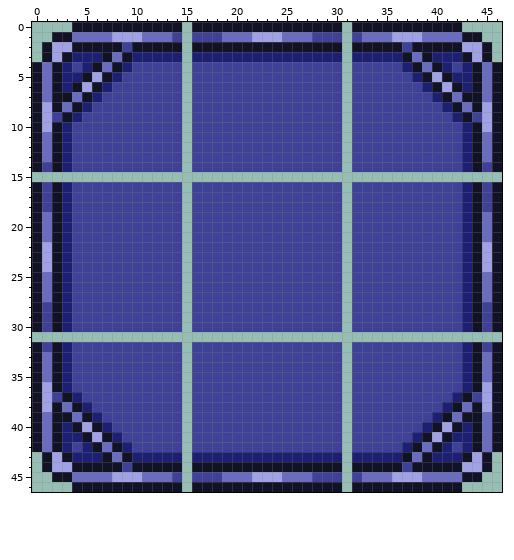
File history of a pixel-art sprite, UI/DefaultDialogueStyles/ClassicRefurbished_MainBox.png. That is the earlier state.
The file is 94x94 pixels, drawn in blocks of 2x2; one block is one cell here.
After:
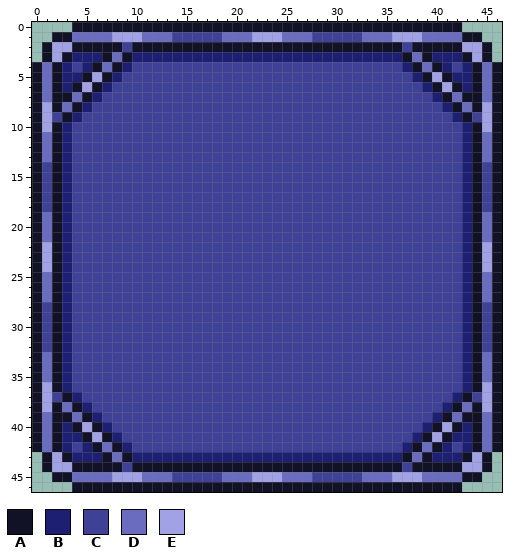
Palette (. is transparent): A #121226  B #1c1f72  C #3f4197  D #696cbf  E #a0a2e5
What changed:
y 0: x 15 . -> A; x 31 . -> A
y 1: x 15 . -> C; x 31 . -> C
y 2: x 15 . -> A; x 31 . -> A
y 3: x 15 . -> B; x 31 . -> B
y 4..14: x 15 . -> C; x 31 . -> C
y 15: x 0..46 ............................................... -> ACABCCCCCCCCCCCCCCCCCCCCCCCCCCCCCCCCCCCCCCCBACA
y 16..30: x 15 . -> C; x 31 . -> C
y 31: x 0..46 ............................................... -> ACABCCCCCCCCCCCCCCCCCCCCCCCCCCCCCCCCCCCCCCCBACA
y 32..42: x 15 . -> C; x 31 . -> C
y 43: x 15 . -> B; x 31 . -> B
y 44: x 15 . -> A; x 31 . -> A
y 45: x 15 . -> C; x 31 . -> C
y 46: x 15 . -> A; x 31 . -> A
